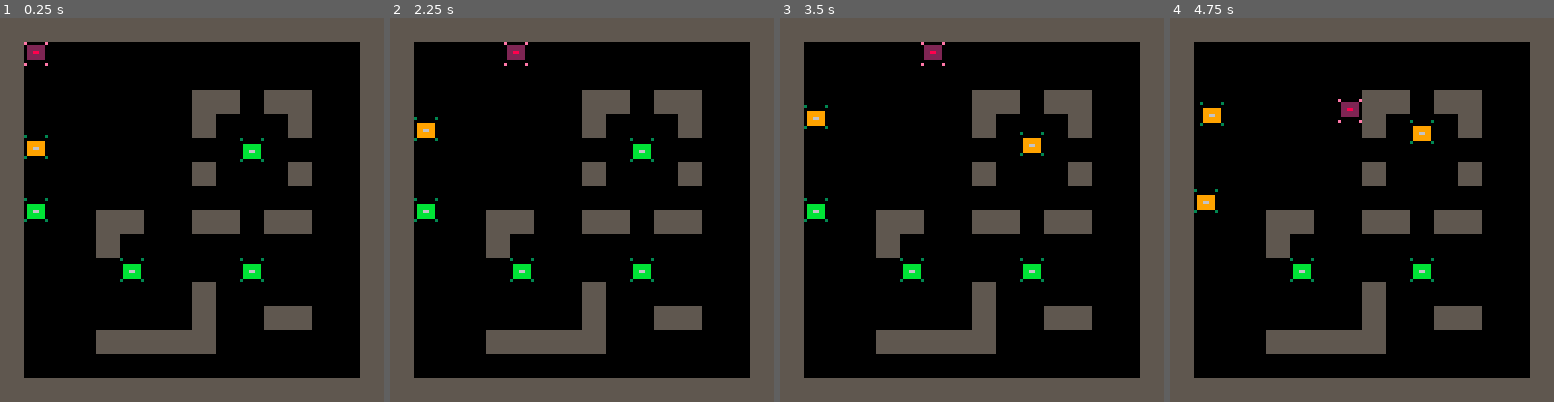
Above: before the commit, frames 1-4 (left to right).
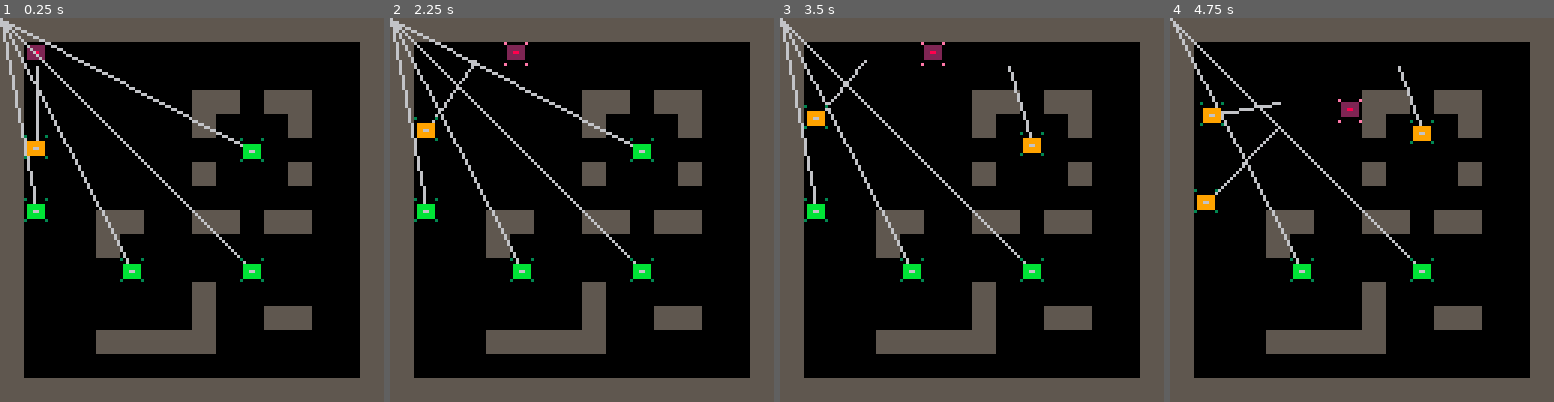
Above: after the commit, the same moments.

Repository: RobertoFreireFerrazPassos/pico8
Game: PICO-8 cartridge pico8topdowntutorial.p8
The game is run twice, just before and just after one commit, with the same random seed, the same clock (stepped at 60 frames per second) and the same inputs.
Inputs:
- Up to frame 1 (0.25 s): no input
- Up to frame 2 (2.25 s): tap X (X key) at 0.33, 1.07, 1.85 s; tap O (Z key) at 0.7, 1.7, 2.1 s; hold Right 1.6-2.1 s; hold Up from 2.15 s (still down)
- Up to frame 3 (3.5 s): release Up at 2.42 s; hold Right 2.47-3.03 s; tap O (Z key) at 2.5, 2.9, 3.3 s; tap X (X key) at 2.97 s; hold Left from 3.08 s (still down)
- Up to frame 4 (4.75 s): release Left at 3.58 s; hold Down 3.63-3.97 s; tap O (Z key) at 3.7, 4.1, 4.5 s; hold Right 4.02-4.68 s; tap X (X key) at 4.08 s; hold Up from 4.73 s (still down)

The runs differ from the first frame. In frame 1, 2.0% of the frame differs, in the area x 0-65%, y 0-65%; in frame 2, 1.9%; in frame 3, 1.6%; in frame 4, 1.3%.

Commit message:
fix wrong collision wtih wall

Diff:
--- a/pico8topdowntutorial.p8
+++ b/pico8topdowntutorial.p8
@@ -145,7 +145,7 @@
 		 my=y+4
 	 	st=2
 
-		 for i=1,fov do
+		 for i=1,fov-1 do
 		 	mx+=xd
 		 	my+=yd
 		 	if pointcollideflag(mx,my,1) then
@@ -158,17 +158,17 @@
 			local xy,xyc,xsd,ysd,cex,cey=
 				{x=x,y=y},
 				{x=x,y=y},
-				getsgn(xd)*spd,
-				getsgn(yd)*spd,
+				getsgn(xd),
+				getsgn(yd),
 				false,
 				false
 
 			if abs(xd)>=abs(yd) then
-				xy.x=x+xsd
-				xyc.x=x+getsgn(xd)*2
+				xy.x=x+xsd*spd
+				xyc.x=x+xsd*2--2>spd for collision detection
 			else
-			 xy.y=y+ysd
-			 xyc.y=y+getsgn(yd)*2
+			 xy.y=y+ysd*spd
+			 xyc.y=y+ysd*2--2>spd for collision detection
 			end
 
 			foreach(enemies, function(e)
@@ -201,7 +201,7 @@
 			end
 		end,
 		draw = function(_ENV)
-		 --line(x+4, y+4, mx, my)
+		 line(x+4, y+4, mx, my)
 			pal(11,11-st)
 			spr(sprt,x,y)
 		end
